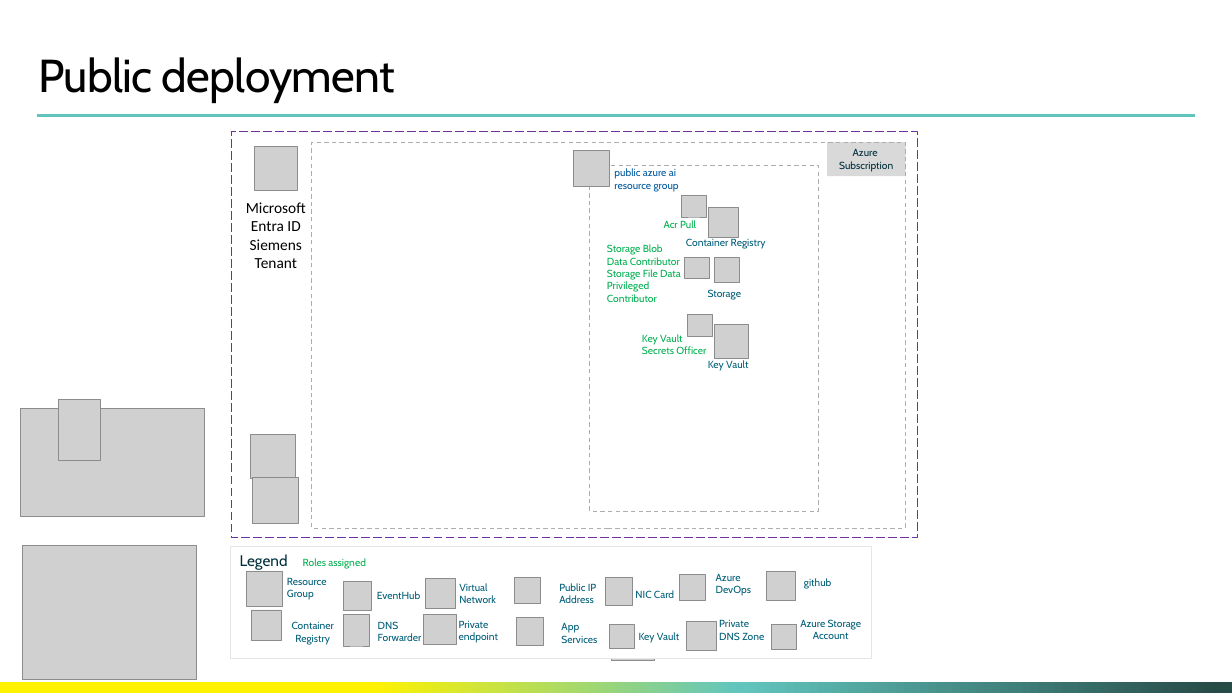
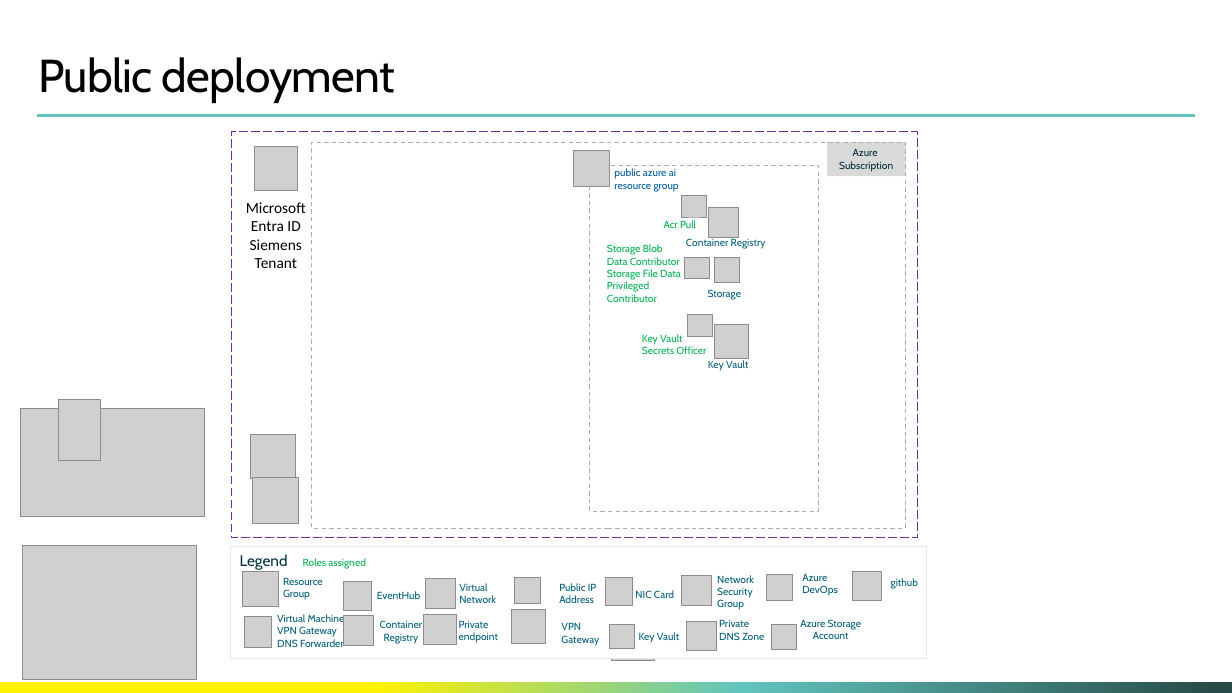
Before and after one commit to flecoqui/vpn-automated, a slide deck: slide 1 of diagrams/vpn-automated.pptx. Drawn at 1232x693 pixels with LibreOffice and Linux fonts; fonts in the diff are those of the drawing; grey boxes stand for pictures; background and template pictures are left out. Boxes give left, top, right and bottom in pixels: in the first picture for what was removed or moved away, otherwise in the second. Text is boxed around its words. In the diff, an @@ line names an element or a change of style, - is before the commit and + after.

```diff
--- a/diagrams/vpn-automated.pptx
+++ b/diagrams/vpn-automated.pptx
@@ rectangle "Legend": place and size @@
-rectangle "Legend" at bbox=[230, 547, 872, 659]
+rectangle "Legend" at bbox=[230, 547, 927, 659]
@@ picture: place and size @@
-picture at bbox=[247, 571, 282, 606]
+picture at bbox=[243, 571, 278, 606]
@@ text "Resource Group": place and size @@
-text "Resource Group" at bbox=[287, 577, 327, 600]
+text "Resource Group" at bbox=[283, 577, 323, 600]
@@ picture: place and size @@
-picture at bbox=[679, 575, 705, 601]
+picture at bbox=[682, 576, 712, 605]
@@ text added at bbox=[717, 575, 754, 610], 8 pt, text #005E79 @@
+Network
+Security
+Group
@@ picture added at bbox=[766, 575, 792, 601] @@
@@ 2 texts, 1 picture: place and size @@
-2 texts, 1 picture at bbox=[716, 572, 831, 601]
+2 texts, 1 picture at bbox=[802, 572, 918, 601]
@@ picture added at bbox=[245, 616, 272, 648] @@
@@ picture removed at bbox=[251, 610, 282, 640] @@
@@ text at bbox=[277, 614, 345, 647]: text changed @@
-DNS Forwarder
+Virtual Machine
+VPN Gateway
+DNS Forwarder
@@ text "Container Registry": place and size @@
-text "Container Registry" at bbox=[292, 621, 334, 644]
+text "Container Registry" at bbox=[380, 620, 422, 643]
@@ picture: place and size @@
-picture at bbox=[517, 617, 544, 645]
+picture at bbox=[511, 609, 545, 643]
@@ text at bbox=[561, 622, 599, 645]: text changed @@
-App
-Services
+VPN
+Gateway
```
Also in this commit, not shown: 1 other slide changed, 1 slide added, 13 other files.
